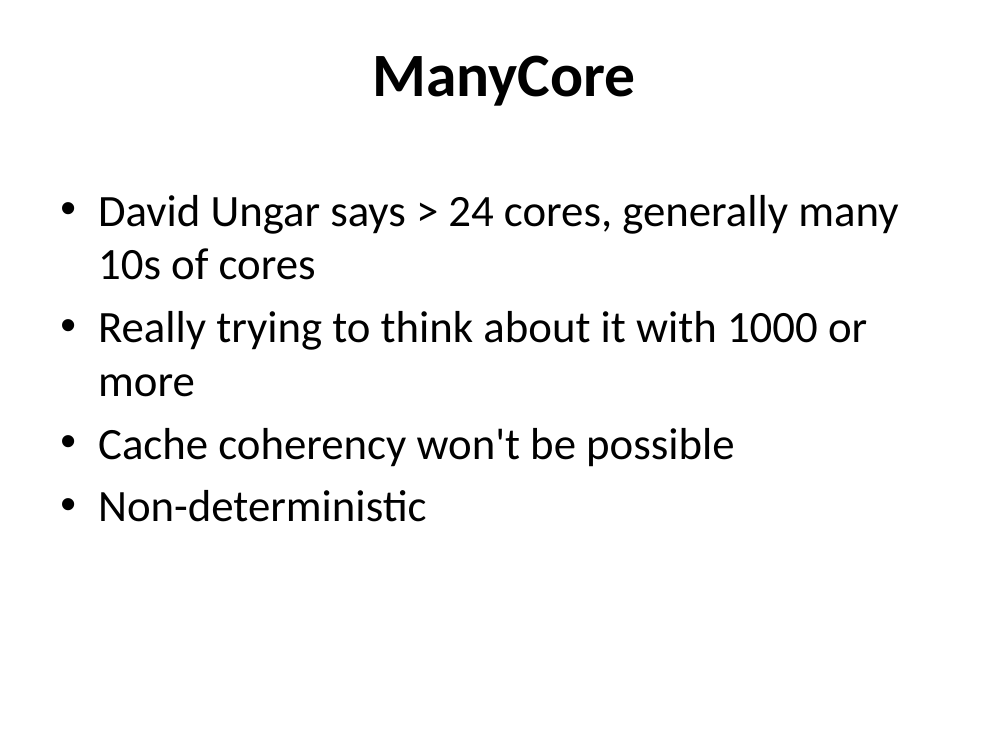
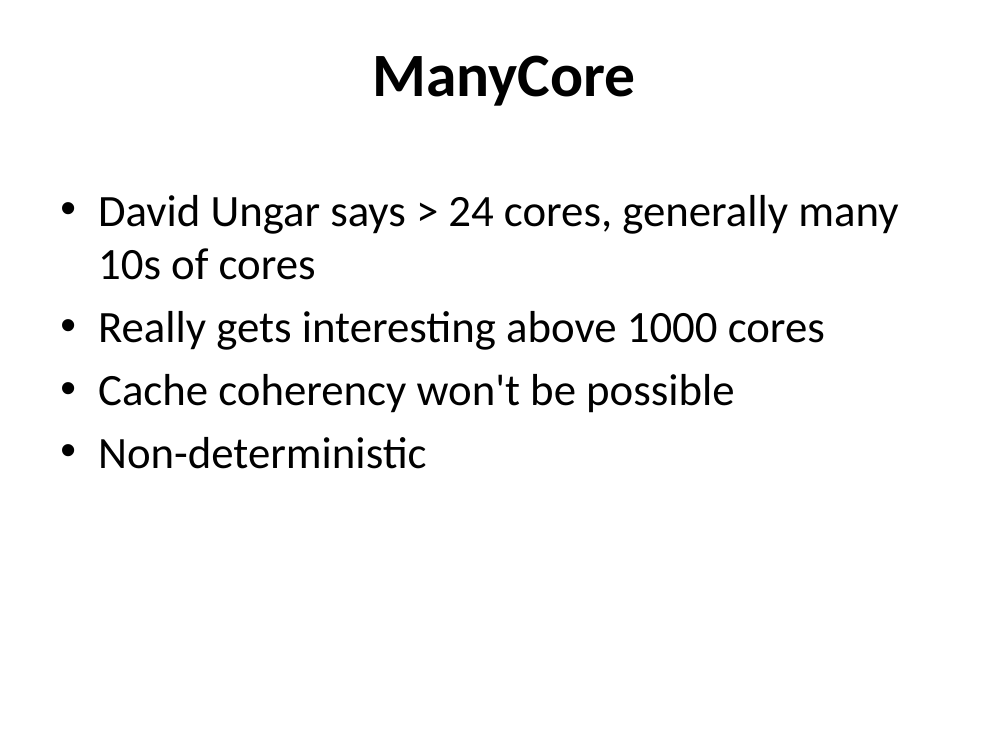
Before and after one commit to jamie-allen/cpu_caches, a slide deck: slide 40 of cpu_caches.pptx (slide 41 before the commit). Drawn at 1008x756 pixels with LibreOffice and Linux fonts; fonts in the diff are those of the drawing; background and template pictures are left out. Boxes give left, top, right and bottom in pixels: in the first picture for what was removed or moved away, otherwise in the second. Text is boxed around its words. In the diff, an @@ line names an element or a change of style, - is before the commit and + after.

```diff
--- a/cpu_caches.pptx
+++ b/cpu_caches.pptx
@@ text at [98,311,825,350]: text changed @@
-• Really trying to think about it with 1000 or more
+• Really gets interesting above 1000 cores
```
Also in this commit, not shown: 9 other slides changed, 1 slide added, 1 slide removed.
